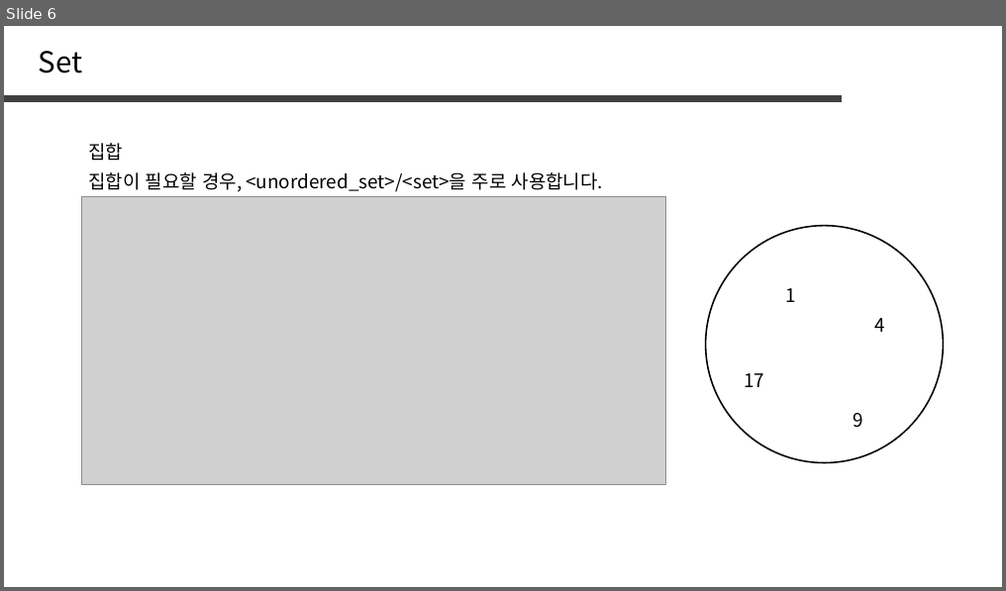
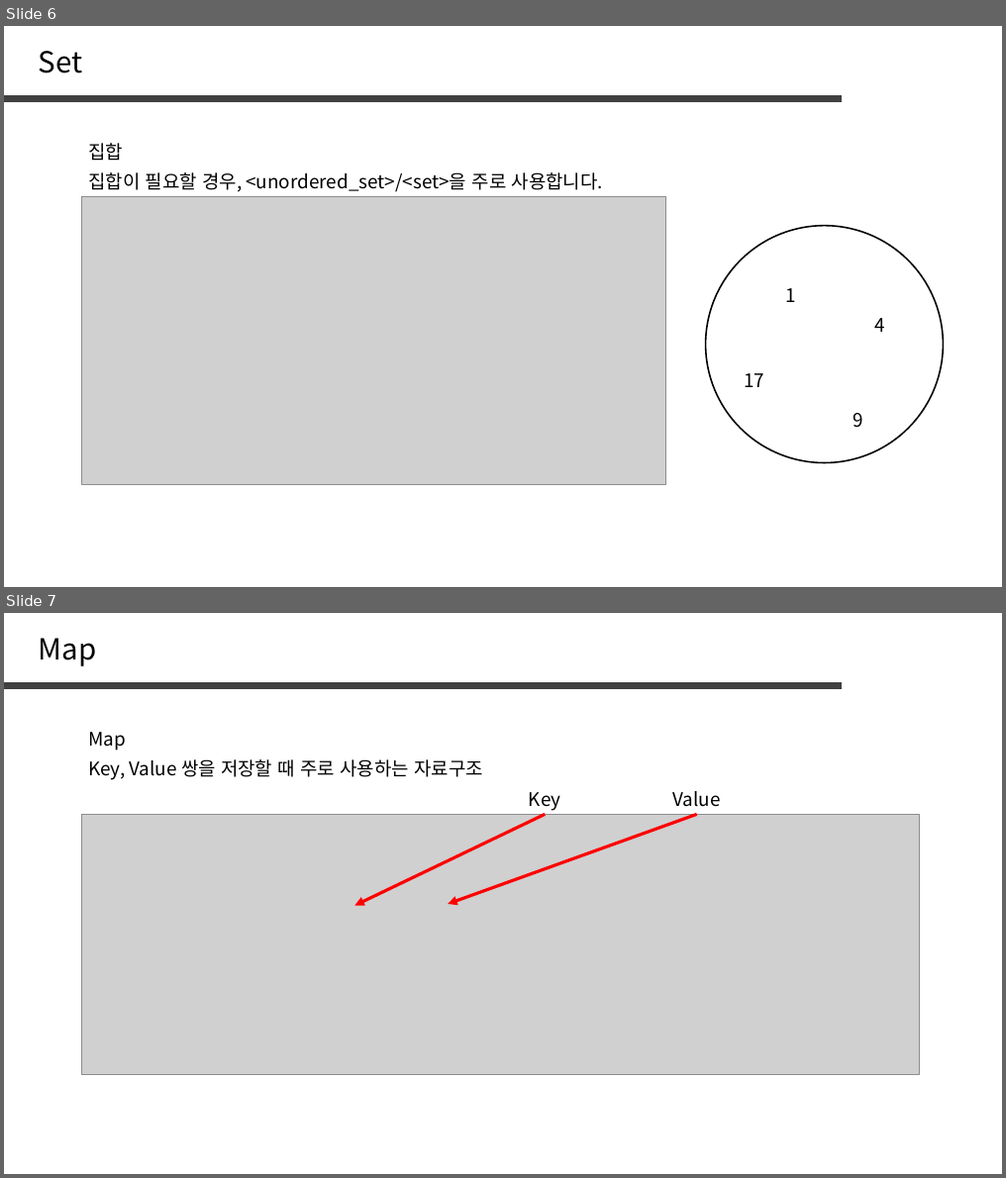
Before and after one commit to jaehoo1/PS-study, a slide deck: study/15_Hash Set, Hash Map.pptx. Shown one above the other, each under a label of ours: slide 6 before the commit, slides 6 and 7 after it. The pictures are 1006x591 and 1006x1178 pixels, drawn with LibreOffice and Linux fonts; fonts in the diff are those of the drawing; grey boxes stand for pictures. Boxes give left, top, right and bottom in pixels: in the first picture for what was removed or moved away, otherwise in the second. Text is boxed around its words. In the diff, an @@ line names an element or a change of style, - is before the commit and + after.

```diff
--- a/study/15_Hash Set, Hash Map.pptx
+++ b/study/15_Hash Set, Hash Map.pptx
@@ slide 7 added at (x1=4, y1=613, x2=1002, y2=1174), background #FFFFFF @@
@@ text added at (x1=39, y1=638, x2=97, y2=666), 28 pt, text #000000 @@
+Map
@@ line added from (4, 685) to (843, 685), #404040 6 pt @@
@@ text added at (x1=88, y1=732, x2=126, y2=751), 18 pt, text #000000 @@
+Map
@@ text added at (x1=88, y1=760, x2=483, y2=780), 18 pt, text #000000 @@
+Key, Value 쌍을 저장할 때 주로 사용하는 자료구조
@@ picture added at (x1=81, y1=814, x2=920, y2=1075) @@
@@ arrow added from (546, 814) to (355, 906), #FF0000 3 pt @@
@@ arrow added from (697, 814) to (448, 904), #FF0000 3 pt @@
@@ text added at (x1=529, y1=792, x2=560, y2=811), 18 pt, text #000000 @@
+Key
@@ text added at (x1=673, y1=791, x2=721, y2=807), 18 pt, text #000000 @@
+Value
```
Also in this commit, not shown: 1 slide changed, 2 other slides added, 13 slides removed.
